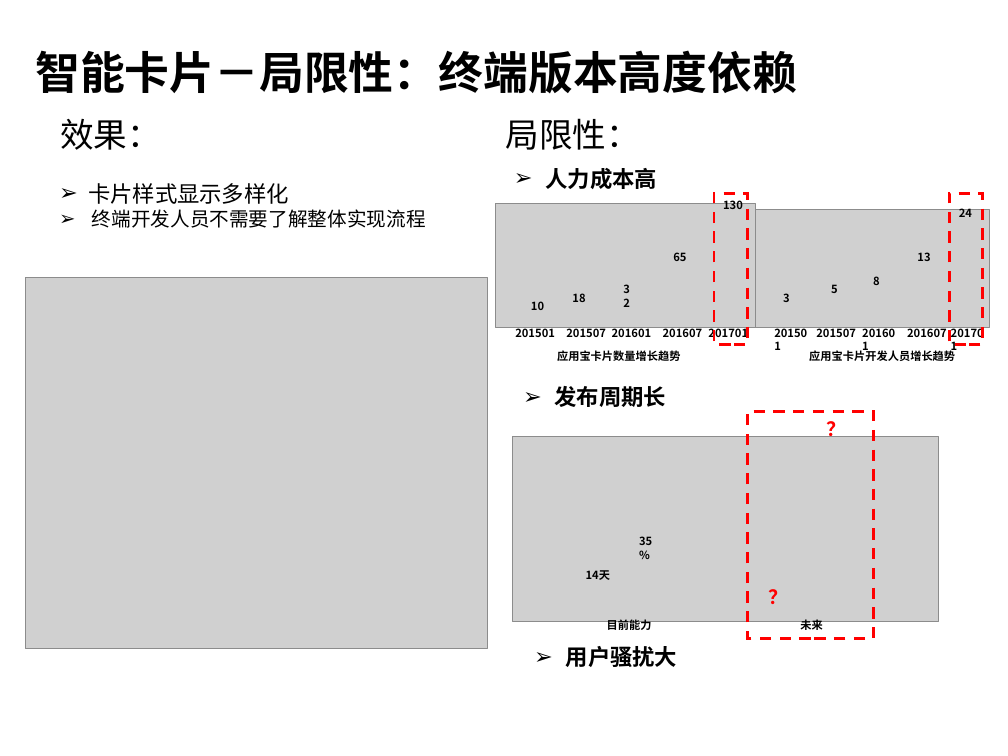
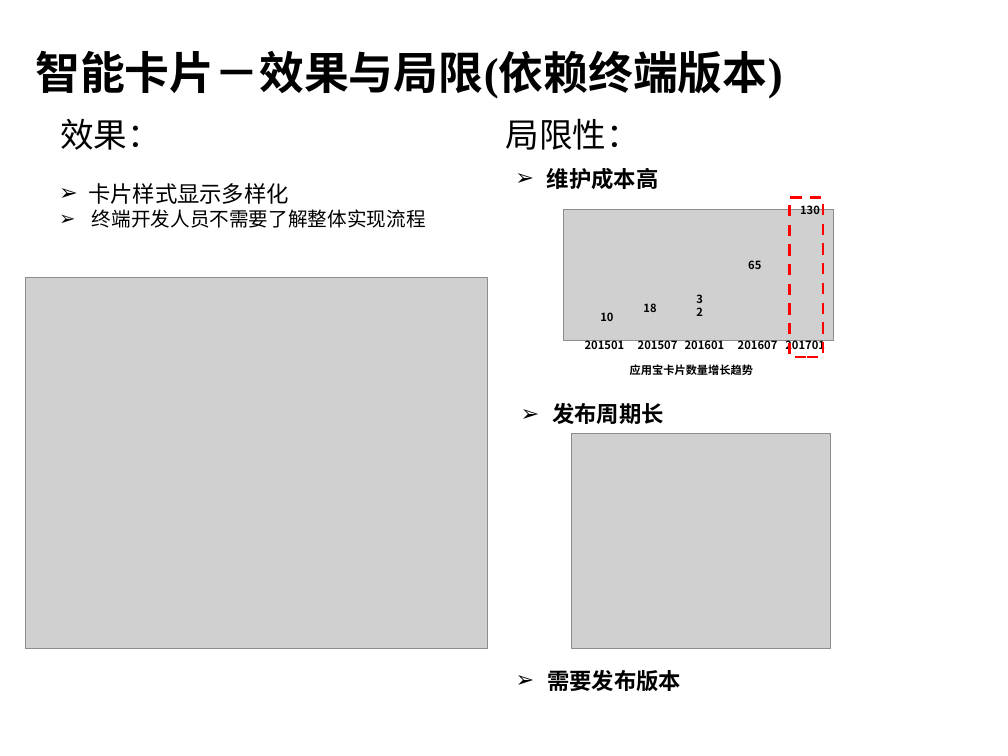
Before and after one commit to hamlingong/data, a slide deck: slide 6 of promote/龚海龙-v1.0.ppt. Drawn at 1008x756 pixels with LibreOffice and Linux fonts; fonts in the diff are those of the drawing; grey boxes stand for pictures; background and template pictures are left out. Boxes give left, top, right and bottom in pixels: in the first picture for what was removed or moved away, otherwise in the second. Text is boxed around its words. In the diff, an @@ line names an element or a change of style, - is before the commit and + after.

```diff
--- a/promote/龚海龙-v1.0.ppt
+++ b/promote/龚海龙-v1.0.ppt
@@ title at box(35, 50, 783, 99): text changed @@
-智能卡片－局限性：终端版本高度依赖
+智能卡片－效果与局限(依赖终端版本)
@@ text at box(547, 168, 659, 189): text changed @@
-➢ 人力成本高
+➢ 维护成本高
@@ rectangle: place and size @@
-rectangle at box(714, 194, 747, 345)
+rectangle at box(789, 198, 823, 358)
@@ text "130": place and size @@
-text "130" at box(723, 198, 743, 209)
+text "130" at box(800, 203, 820, 214)
@@ rectangle removed at box(950, 194, 983, 345) @@
@@ picture: place and size @@
-picture at box(496, 204, 756, 328)
+picture at box(563, 210, 834, 341)
@@ text "65": place and size @@
-text "65" at box(673, 252, 686, 261)
+text "65" at box(748, 260, 761, 269)
@@ 3 texts: place and size @@
-3 texts at box(531, 277, 646, 310)
+3 texts at box(600, 287, 719, 321)
@@ 3 texts: place and size @@
-3 texts at box(515, 327, 652, 340)
+3 texts at box(585, 340, 725, 353)
@@ 3 texts: place and size @@
-3 texts at box(557, 327, 748, 361)
+3 texts at box(630, 338, 825, 375)
@@ group removed at box(756, 206, 999, 361): 11 texts, 1 picture @@
-201501
-201507
-201601
-201607
-201701
-3
-5
-8
-13
-24
-应用宝卡片开发人员增长趋势
@@ text "发布周期长": place and size @@
-text "发布周期长" at box(555, 386, 667, 407)
+text "发布周期长" at box(552, 403, 664, 424)
@@ rectangle removed at box(748, 411, 874, 638) @@
@@ picture: place and size @@
-picture at box(512, 436, 938, 621)
+picture at box(572, 433, 831, 649)
@@ group removed at box(586, 411, 856, 633): 6 texts @@
-？
-14天
-35%
-？
-目前能力
-未来
@@ text at box(547, 670, 681, 691): text changed @@
-➢ 用户骚扰大
+➢ 需要发布版本
```
Also in this commit, not shown: 12 other slides changed, 1 slide added, 1 slide removed, 2 other files.
